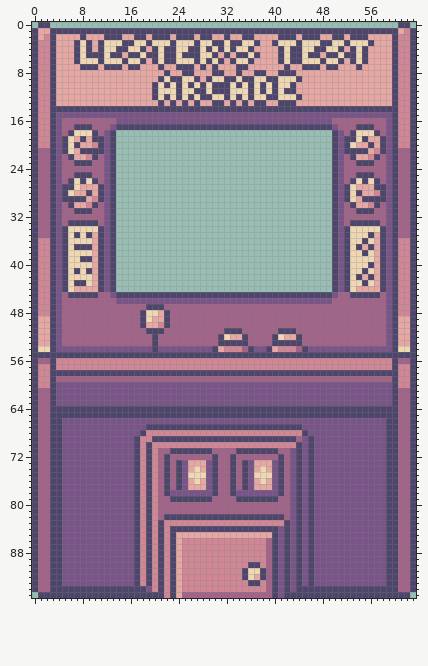
Edited in one commit: sprite sheet (TowerOfDreams/sprites/sArcade/81985a8d-d2b1-4224-b03e-2318242aff94.png). Above, as it was before the edit.
The file is 64x96 pixels.
Once edited:
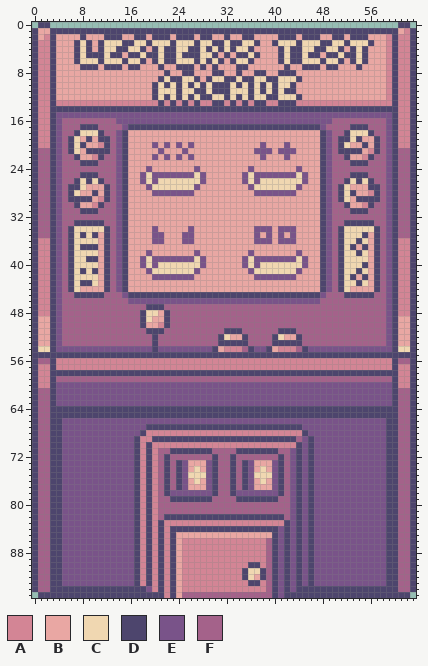
Palette (. is transparent): A #d38595  B #e9a7a3  C #f0d7b1  D #4d456d  E #795389  F #a4628a
Edits made:
Changed rows in their new state; - is an unchanged pixel.
first column x 4:
 2 -------------------------------------------------------A
 3 -------------------------------------------------------A
 4 -------------------------------------------------------A
 5 -------------------------------------------------------A
 6 -------------------------------------------------------A
 7 -------------------------------------------------------A
 8 -------------------------------------------------------A
 9 -------------------------------------------------------A
10 -------------------------------------------------------A
11 -------------------------------------------------------A
12 -------------------------------------------------------A
13 AAAAAAAAAAAAAAAAA-A-A-A-AA--A-A-A--AA---AAAAAAAAAAAAAAAA
first column x 5:
17 --F--D--FFE--------------------------------EFF--D--F--
18 -FD--CDFFEDBBBBBBBBBBBBBBBBBBBBBBBBBBBBBBBBDEFFDC--DF-
19 FDCBDB-DFEDBBBBBBBBBBBBBBBBBBBBBBBBBBBBBBBBDEFD-CDB-DF
20 FDCD-BADFEDBBBBEBEBEBEBBBBBBBBBBBEBBBEBBBBBDEFDCB-DBDF
21 FDCB---DFEDBBBBBEBBBEBBBBBBBBBBBEEEBEEEBBBBDEFD---BADF
22 -FD-BADFFEDBBBBEBEBEBEBBBBBBBBBBBEBBBEBBBBBDEFFDB-ADF-
23 --F--D-FFEDBBBBBBBBBBBBBBBBBBBBBBBBBBBBBBBBDEFF-D--F--
24 -------FFEDBBBEBBBBBBBEBBBBBBBBEBBBBBBBEBBBDEFF-------
25 --F--D-FFEDBBECEEEEEEECEBBBBBBECEEEEEEECEBBDEFF-D--F--
26 -FDCDCDFFEDBBECECCCCCCCEBBBBBBECECCCCCCCEBBDEFFDCDCDF-
27 F-DC--BDFEDBBBECCCCCCCEBBBBBBBBECCCCCCCEBBBDEFDCB--D-F
28 FDC-BDBDFEDBBBBEEEEEEEBBBBBBBBBBEEEEEEEBBBBDEFDCDB-ADF
29 F---DBADFEDBBBBBBBBBBBBBBBBBBBBBBBBBBBBBBBBDEFDCBD---F
30 -FD-BADFFEDBBBBBBBBBBBBBBBBBBBBBBBBBBBBBBBBDEFFDB-ADF-
31 --F--D-FFEDBBBBBBBBBBBBBBBBBBBBBBBBBBBBBBBBDEFF-D--F--
32 -------FFEDBBBBBBBBBBBBBBBBBBBBBBBBBBBBBBBBDEFF-------
33 -F----DFFEDBBBBBBBBBBBBBBBBBBBBBBBBBBBBBBBBDEFFD----F-
34 FD----CDFEDBBBBEBBBBBEBBBBBBBBBBEEEBEEEBBBBDEFDC----DF
35 FDCDCDBDFEDBBBBEEBBBEEBBBBBBBBBBEBEBEBEBBBBDEFDC--DBDF
36 FD---CBDFEDBBBBEEBBBEEBBBBBBBBBBEEEBEEEBBBBDEFDC-DCBDF
37 FDC--DBDFEDBBBBBBBBBBBBBBBBBBBBBBBBBBBBBBBBDEFDCDBDBDF
38 FD---CBDFEDBBBEBBBBBBBEBBBBBBBBEBBBBBBBEBBBDEFDC-DCBDF
39 FD-C-DBDFEDBBECEEEEEEECEBBBBBBECEEEEEEECEBBDEFDC---BDF
40 FD---CBDFEDBBECECCCCCCCEBBBBBBECECCCCCCCEBBDEFDC--DBDF
41 FDCDCDBDFEDBBBECCCCCCCEBBBBBBBBECCCCCCCEBBBDEFDC-DCBDF
42 FD---CBDFEDBBBBEEEEEEEBBBBBBBBBBEEEEEEEBBBBDEFDCDBDBDF
43 FDC-DCBDFEDBBBBBBBBBBBBBBBBBBBBBBBBBBBBBBBBDEFDC-DCBDF
44 FDC---BDFEDBBBBBBBBBBBBBBBBBBBBBBBBBBBBBBBBDEFDCB---DF
45 -F----D-FFE--------------------------------EFF-D----F-
46 ---------FF--------------------------------FF---------
